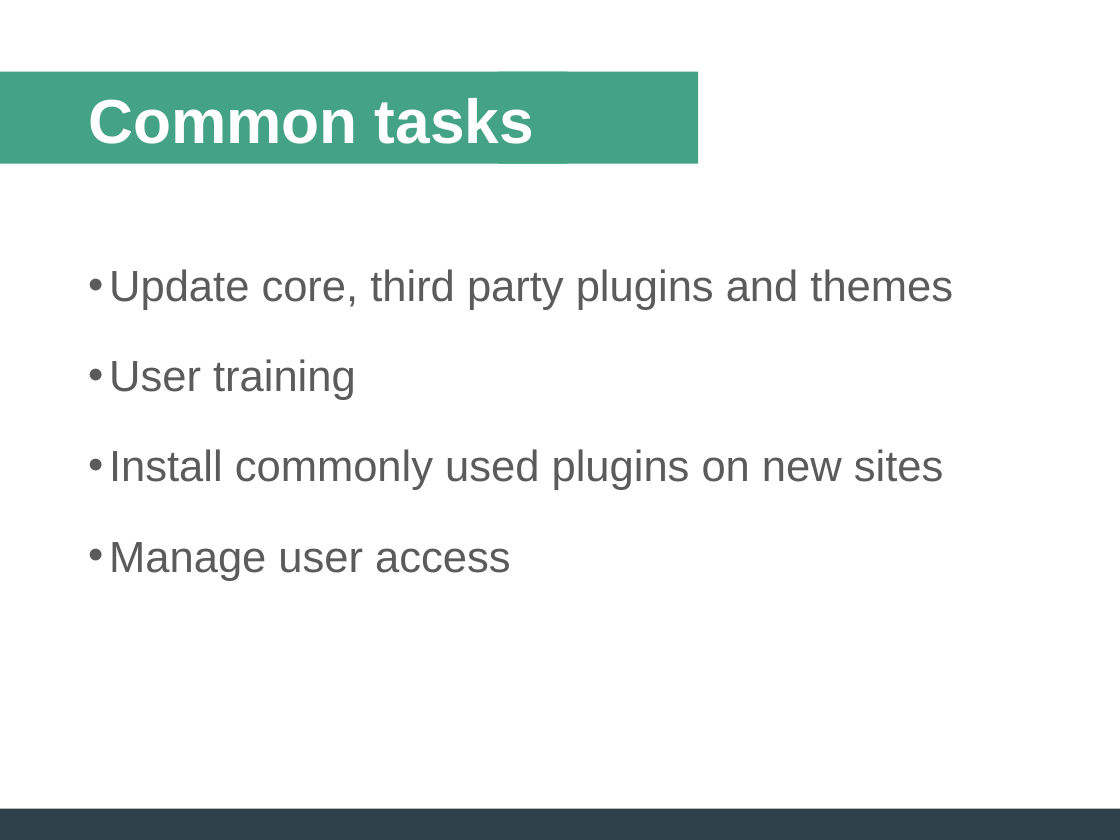
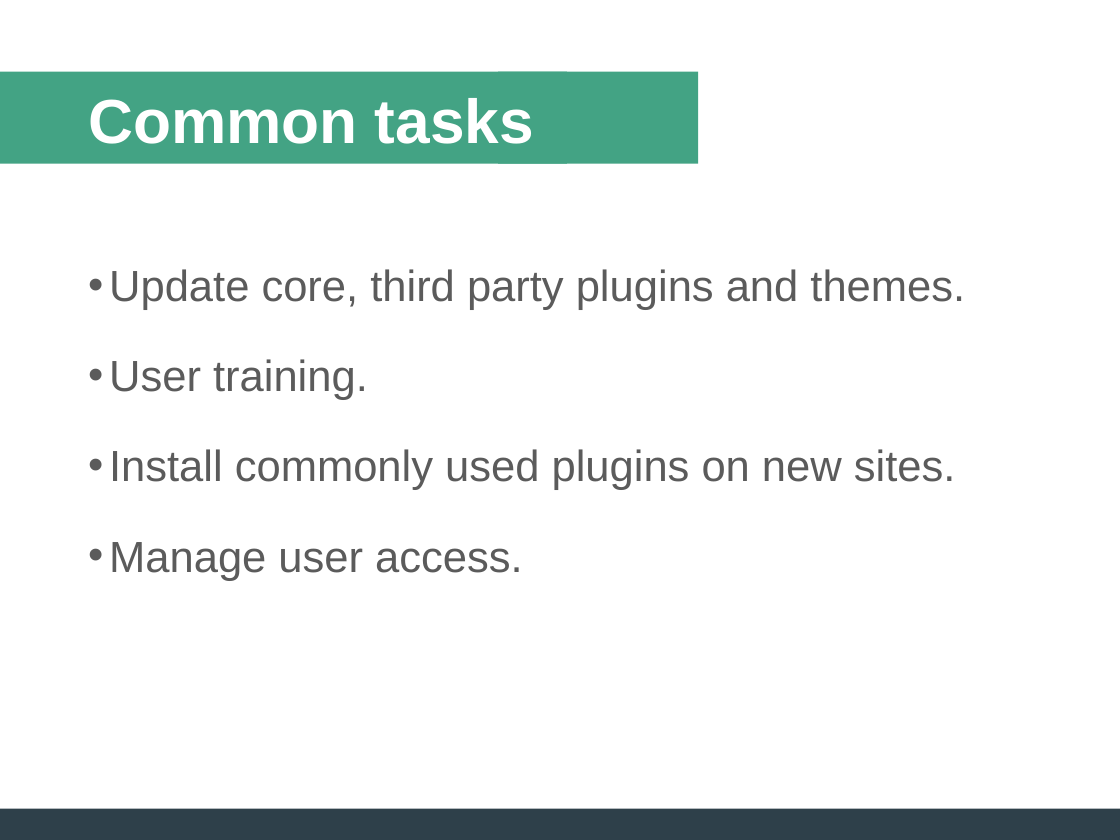
Before and after one commit to ZachWatkins/Presentation-Building-Deploying-Maintaining-WordPress-Sites, a slide deck: slide 19 of WordPress-Presentation.pptx (slide 17 before the commit). Drawn at 1120x840 pixels with LibreOffice and Linux fonts; fonts in the diff are those of the drawing. Boxes give left, top, right and bottom in pixels: in the first picture for what was removed or moved away, otherwise in the second. Text is boxed around its words. In the diff, an @@ line names an element or a change of style, - is before the commit and + after.

```diff
--- a/WordPress-Presentation.pptx
+++ b/WordPress-Presentation.pptx
@@ text at [109, 269, 965, 581]: text changed @@
-• Update core, third party plugins and themes
-• User training
-• Install commonly used plugins on new sites
-• Manage user access
+• Update core, third party plugins and themes.
+• User training.
+• Install commonly used plugins on new sites.
+• Manage user access.
```
Also in this commit, not shown: 13 other slides changed, 4 slides added.
